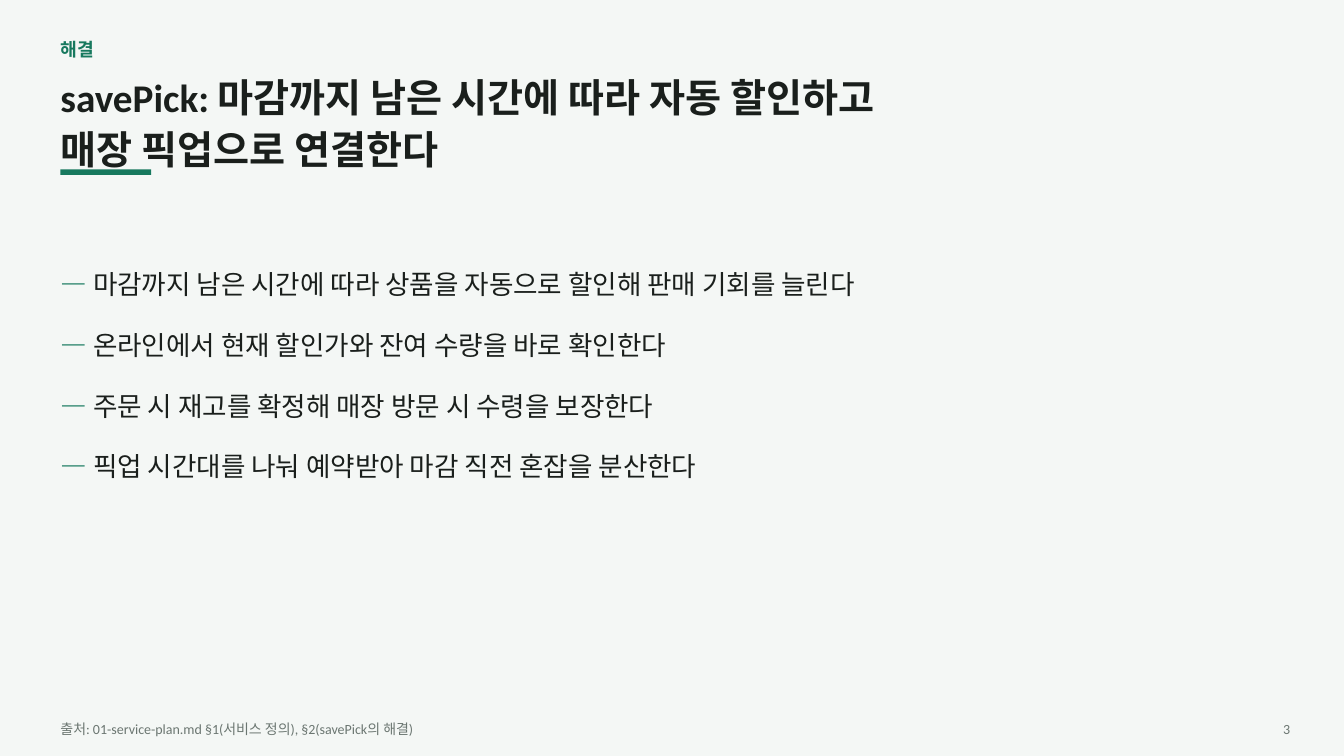
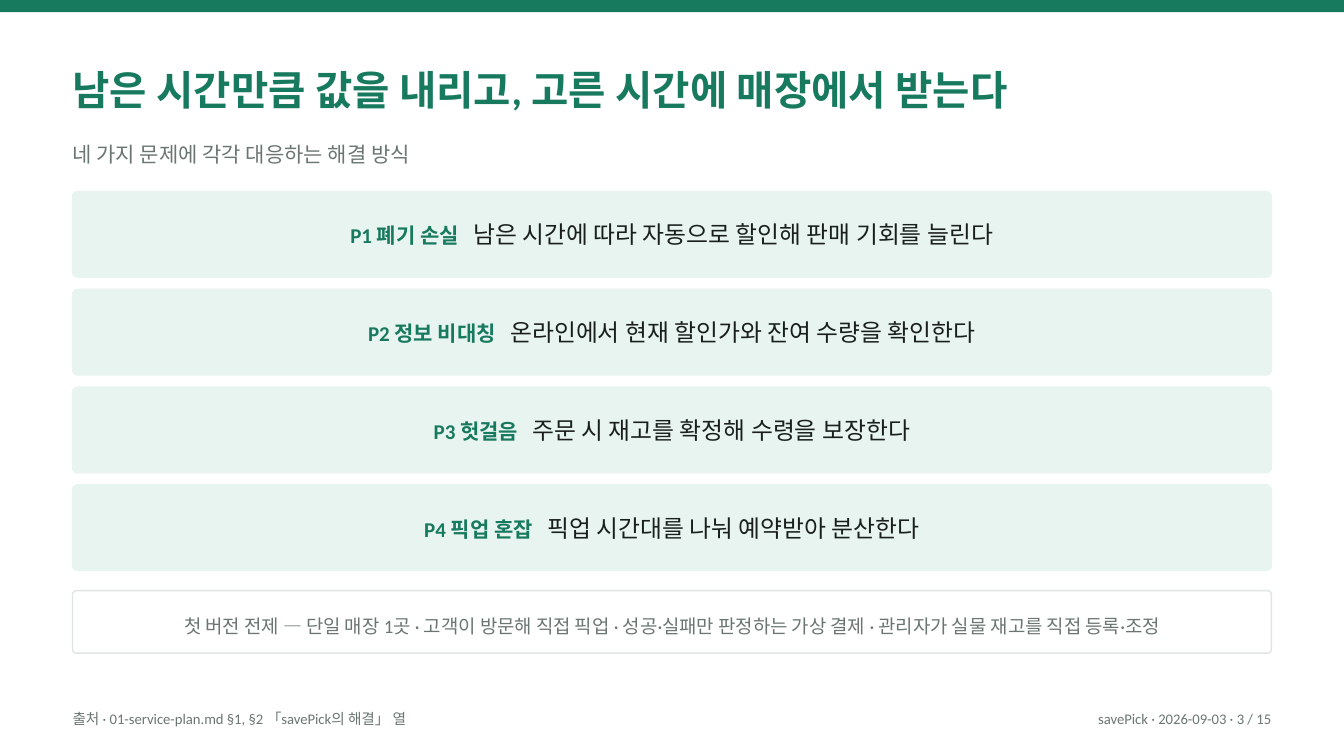
Before and after one commit to eom-tae-in/product-engineering-lab, a slide deck: slide 3 of projects/save-pick/deliverables/save-pick-overview.pptx. Drawn at 1344x756 pixels with LibreOffice and Linux fonts; fonts in the diff are those of the drawing. Boxes give left, top, right and bottom in pixels: in the first picture for what was removed or moved away, otherwise in the second. Text is boxed around its words. In the diff, an @@ line names an element or a change of style, - is before the commit and + after.

```diff
--- a/projects/save-pick/deliverables/save-pick-overview.pptx
+++ b/projects/save-pick/deliverables/save-pick-overview.pptx
@@ rectangle resized from (x1=0, y1=0, x2=1344, y2=756) to (x1=0, y1=0, x2=1344, y2=12) @@
@@ rectangle at (x1=0, y1=0, x2=1344, y2=12): fill #F4F7F5 to #17795E @@
@@ text at (x1=73, y1=71, x2=1007, y2=111): text changed; size 13 to 29 pt @@
-해결
+남은 시간만큼 값을 내리고, 고른 시간에 매장에서 받는다
@@ text at (x1=73, y1=144, x2=410, y2=164): text changed; size 28 to 15 pt; text colour #1A1F1C to #6B7671; bold off @@
-savePick: 마감까지 남은 시간에 따라 자동 할인하고
-매장 픽업으로 연결한다
+네 가지 문제에 각각 대응하는 해결 방식
@@ rectangle removed at (x1=60, y1=169, x2=151, y2=175) @@
@@ rounded rectangle added at (x1=73, y1=192, x2=1271, y2=277), fill #E7F4EF, outline #E7F4EF 1 pt, 17 pt, text #1A1F1C @@
+P1 폐기 손실 남은 시간에 따라 자동으로 할인해 판매 기회를 늘린다
@@ rounded rectangle added at (x1=73, y1=289, x2=1271, y2=375), fill #E7F4EF, outline #E7F4EF 1 pt, 17 pt, text #1A1F1C @@
+P2 정보 비대칭 온라인에서 현재 할인가와 잔여 수량을 확인한다
@@ text removed at (x1=93, y1=271, x2=854, y2=478) @@
-— 마감까지 남은 시간에 따라 상품을 자동으로 할인해 판매 기회를 늘린다
-— 온라인에서 현재 할인가와 잔여 수량을 바로 확인한다
-— 주문 시 재고를 확정해 매장 방문 시 수령을 보장한다
-— 픽업 시간대를 나눠 예약받아 마감 직전 혼잡을 분산한다
@@ rounded rectangle added at (x1=73, y1=387, x2=1271, y2=473), fill #E7F4EF, outline #E7F4EF 1 pt, 17 pt, text #1A1F1C @@
+P3 헛걸음 주문 시 재고를 확정해 수령을 보장한다
@@ rounded rectangle added at (x1=73, y1=485, x2=1271, y2=571), fill #E7F4EF, outline #E7F4EF 1 pt, 17 pt, text #1A1F1C @@
+P4 픽업 혼잡 픽업 시간대를 나눠 예약받아 분산한다
@@ rounded rectangle added at (x1=73, y1=591, x2=1271, y2=653), fill #FFFFFF, outline #DFE6E2 1 pt, 13.5 pt, text #6B7671 @@
+첫 버전 전제 — 단일 매장 1곳 · 고객이 방문해 직접 픽업 · 성공·실패만 판정하는 가상 결제 · 관리자가 실물 재고를 직접 등록·조정
@@ text at (x1=73, y1=711, x2=407, y2=727): text changed; size 10 to 10.5 pt @@
-출처: 01-service-plan.md §1(서비스 정의), §2(savePick의 해결)
+출처 · 01-service-plan.md §1, §2 「savePick의 해결」 열
@@ text added at (x1=1098, y1=714, x2=1271, y2=724), 10.5 pt, text #6B7671 @@
+savePick · 2026-09-03 · 3 / 15
@@ text removed at (x1=1283, y1=725, x2=1290, y2=734) @@
-3
```
Also in this commit, not shown: 5 other slides changed, 9 slides added, 8 slides removed, 2 other files.
